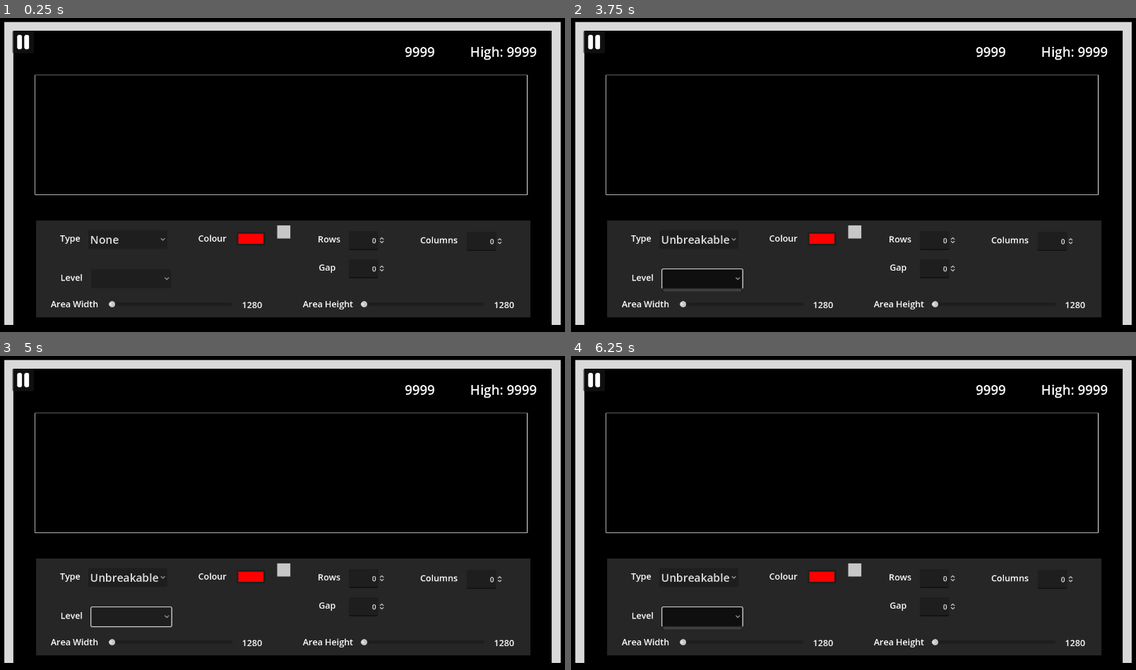
Above: before the commit, frames 1-4 (two rows, left to right).
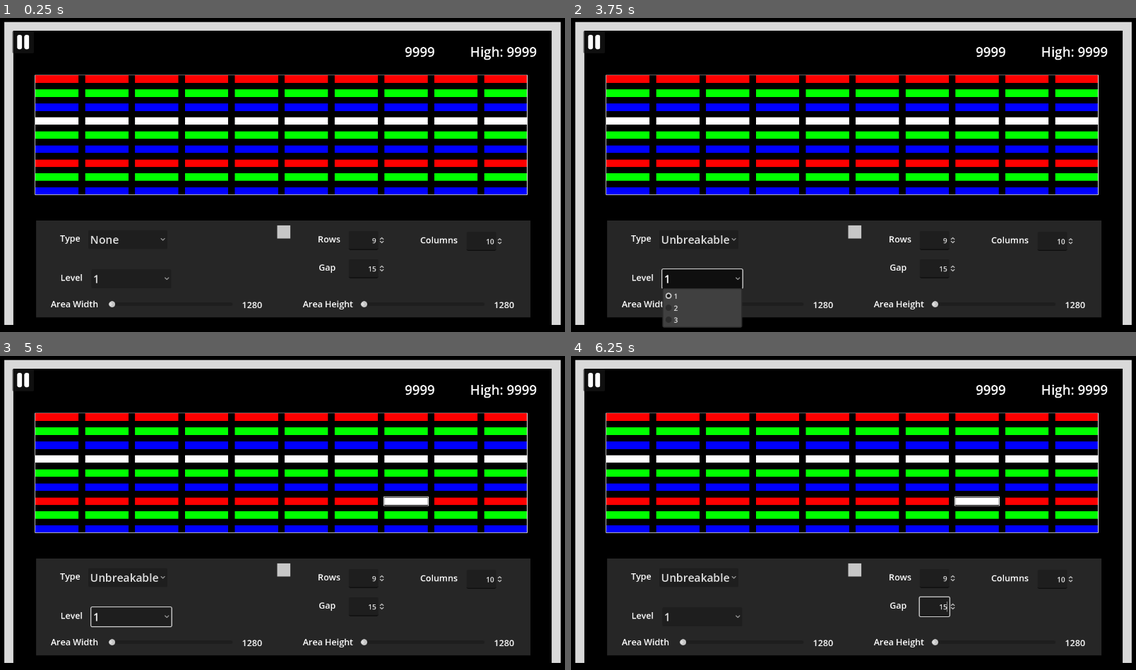
Above: after the commit, the same moments.

Repository: aaronchn99/Breakout
Game: Godot game, scene res://LevelEditor/EditorMain.tscn
The game is run twice, just before and just after one commit, with the same random seed, the same clock (stepped at 60 frames per second) and the same inputs. This scene is started directly instead of the project's main scene.
Inputs (mouse positions are in pixels of both pictures, inside the frame that each line leads up to):
- Up to frame 1 (0.25 s): no input
- Up to frame 2 (3.75 s): click "None" at 0.5 s; click (700, 278) at 1.25 s, where only the run after the commit has a clickable "1"; click "Unbreakable" at 2 s; click (593, 43) at 2.75 s; click (700, 278) at 3.52 s
- Up to frame 3 (5 s): tap Enter at 4.25 s; move the mouse to (406, 500) at 4.27 s; hold Right (ui_right) from 4.28 s (still down); click (406, 500) at 4.42 s
- Up to frame 4 (6.25 s): tap Space at 5 s; move the mouse to (740, 531) at 5.02 s; release Right (ui_right) at 5.03 s; hold Left (ui_left) 5.03-5.78 s; tap Enter at 5.75 s; move the mouse to (910, 443) at 5.77 s; hold Right (ui_right) from 5.78 s (still down)

The runs differ from the first frame. In frame 1, 18% of the frame differs, in the area x 6-94%, y 18-85%; in frame 2, 19%, in the area x 6-94%, y 18-99%; in frame 3, 18%; in frame 4, 18%.
Error before the commit: Parse Error: Expected indented block after "if" block. (res://LevelEditor/EditorMain.gd:19)

Commit message:
Feat(Editor): Store level on level change - Preserve changes when switching levels

Diff:
--- a/LevelEditor/Bricks/break_brick.gd
+++ b/LevelEditor/Bricks/break_brick.gd
@@ -2,3 +2,9 @@
 
 func set_color(color: Color):
 	texture.gradient.colors[0] = color
+
+var color : Color:
+	set(color):
+		set_color(color)
+	get:
+		return texture.gradient.colors[0]
--- a/LevelEditor/EditorMain.gd
+++ b/LevelEditor/EditorMain.gd
@@ -8,25 +8,21 @@
 var brick_types = [empty_brick, break_brick, unbreak_brick]
 
 var level_list
-var selected_level:		# Alias for level dropdown selected option
-	set(level):
-		$EditPanel/Level/OptionButton.selected = level
-	get:
-		return $EditPanel/Level/OptionButton.selected
+var selected_level : int
 var brick_array : Array
 var selected_brick:
 	set(brick):
 		if not brick == null:
-		$Bricks/CursorRect.position = brick.position - Vector2.ONE
-		$Bricks/CursorRect.size = brick.size + 3*Vector2.ONE
-		$Bricks/CursorRect.visible = true
+			$Bricks/CursorRect.position = brick.position - Vector2.ONE
+			$Bricks/CursorRect.size = brick.size + 3*Vector2.ONE
+			$Bricks/CursorRect.visible = true
 
-		var coords = brick.get_meta('Coordinates')
-		var i = $EditPanel/BrickType/OptionButton.selected
-		var color = null
-		if $EditPanel/Color.visible:
-			color = $EditPanel/Color/ColorPickerButton.color
-		brick = create_brick(brick_types[i], coords.x, coords.y, color)
+			var coords = brick.get_meta('Coordinates')
+			var i = $EditPanel/BrickType/OptionButton.selected
+			var color = null
+			if $EditPanel/Color.visible:
+				color = $EditPanel/Color/ColorPickerButton.color
+			brick = create_brick(brick_types[i], coords.x, coords.y, color)
 		selected_brick = brick
 
 var gap : float:
@@ -115,7 +111,7 @@
 	for i in range(len(level_list)):
 		$EditPanel/Level/OptionButton.add_item(str(i+1))
 
-	on_level_change(selected_level)
+	on_level_change($EditPanel/Level/OptionButton.selected)
 	on_change_brick_type($EditPanel/BrickType/OptionButton.selected)
 
 
@@ -140,6 +136,9 @@
 		selected_brick = selected_brick
 
 func on_level_change(level):
+	if len(brick_array):
+		store_level()
+	selected_level = level
 	generate_map(level_list[level])
 
 func on_row_change(val):
@@ -153,3 +152,25 @@
 func on_gap_change(val):
 	gap = val
 	generate_map(level_list[selected_level])
+
+# Stores currently displayed bricks to level_list. Called on level change and save
+func store_level():
+	var colors = {}
+	var bricks = []
+	for i in range(len(brick_array)):
+		for j in range(len(brick_array[i])):
+			if brick_array[i][j].is_in_group('empty'): continue
+			var brick = {'pos': [j, i]}
+			if brick_array[i][j].is_in_group('unbreakable'):
+				brick.breakable = false
+			else:
+				var color_code = brick_array[i][j].color.to_html()
+				brick.color = color_code
+				colors[color_code] = '#' + color_code
+			bricks.append(brick)
+	level_list[selected_level].colors = colors
+	level_list[selected_level].bricks = bricks
+
+
+# func save():
+# 	for i in range(len(level_list)):
